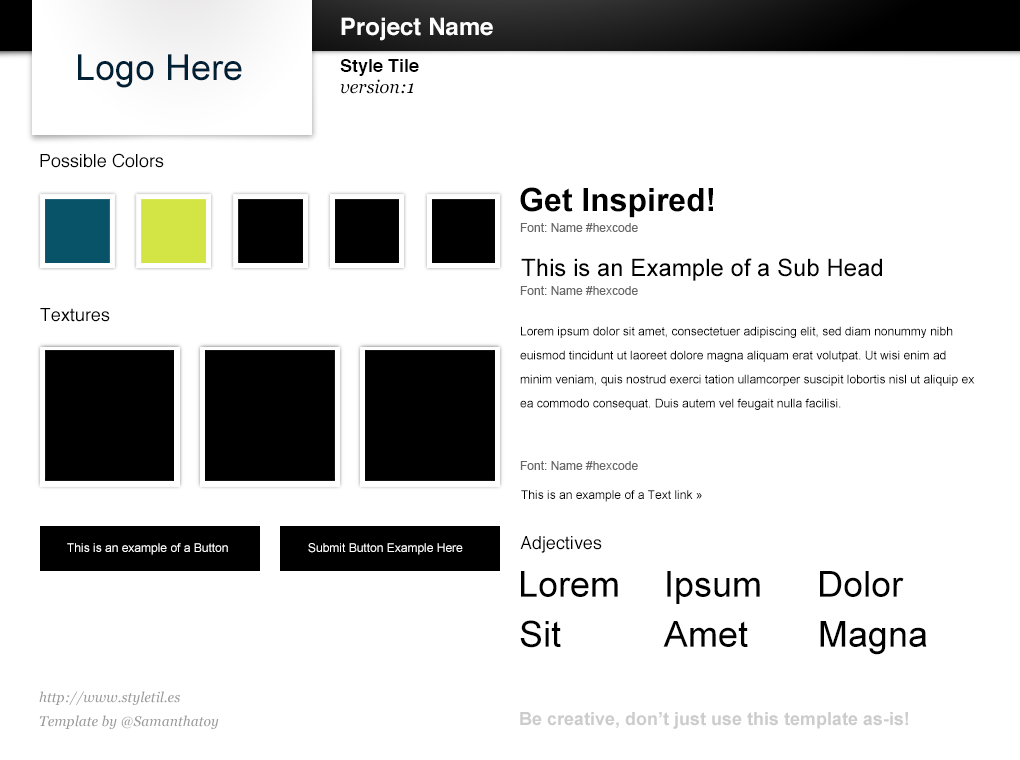
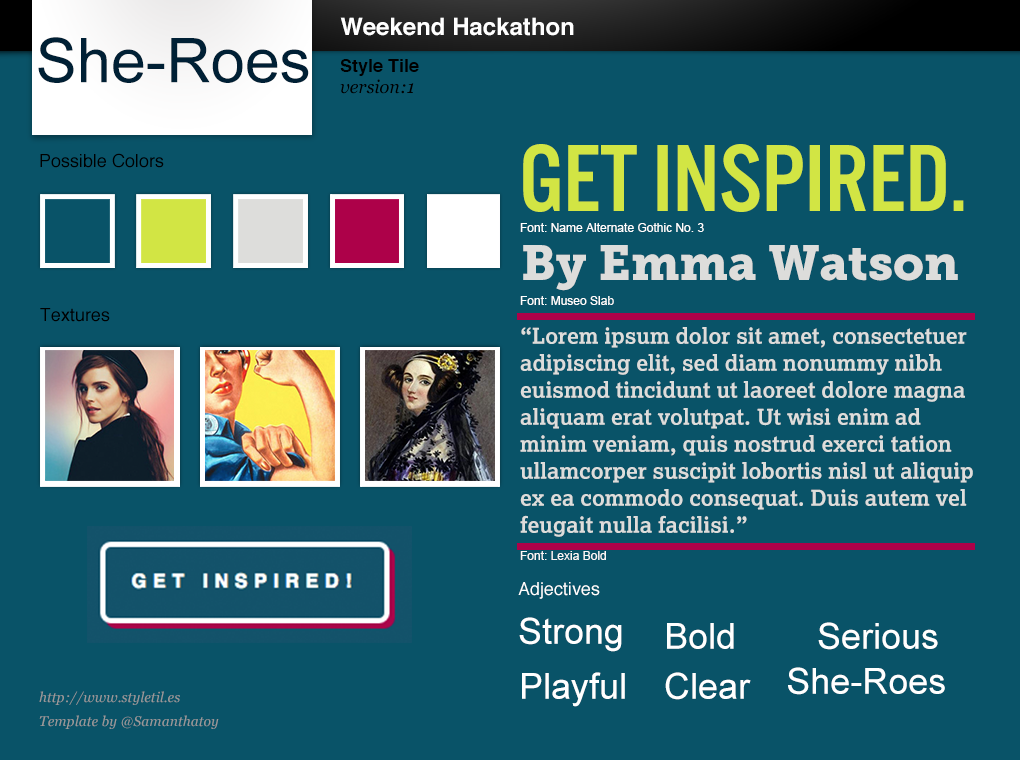
The second 1020x760 image is a revision of the first. Changes to its layers:
renamed "Logo Here" to "She-Roes", painted on it over box(38, 37, 309, 88)
renamed "Project Name" to "Weekend Hackathon", painted on it over box(340, 17, 574, 41)
hid group "Buttons" (6 layers) over box(40, 526, 500, 617)
painted on "This is an example of a Button" over box(67, 543, 419, 584)
painted on "Shape 1" over box(40, 526, 484, 617)
hid group "Button" (2nd of 2, in "Buttons") (2 layers) over box(280, 526, 500, 571)
renamed "Magna" to "She-Roes", painted on it over box(788, 621, 945, 695)
renamed "Ipsum" to "Bold", painted on it over box(667, 571, 760, 649)
renamed "Amet" to "Clear", painted on it over box(663, 621, 751, 700)
renamed "Sit" to "Playful", painted on it over box(520, 620, 625, 707)
renamed "Dolor" to "Serious", painted on it over box(818, 571, 938, 650)
renamed "Lorem" to "Strong", painted on it over box(519, 571, 622, 652)
renamed "Lorem ipsum dolor sit amet, consectetuer adipiscing elit, sed d" to "“Lorem ipsum dolor sit amet, consectetuer adipiscing elit, sed", painted on it over box(520, 326, 975, 537)
renamed "Font: Name #hexcode" to "Font: Lexia Bold", painted on it over box(520, 461, 638, 560)
renamed "This is an Example of a Sub Head" to "By Emma Watson", painted on it over box(521, 245, 958, 291)
renamed "Get Inspired!" to "GET INSPIRED.", painted on it over box(520, 144, 964, 218)
added layer "Screen Shot 2015-02-28 at 12.40.42 PM" in group "Pattern copy 5" over box(0, 338, 237, 482)
added layer "Screen Shot 2015-02-28 at 12.57.53 PM" in group "Pattern copy 4" over box(107, 250, 428, 525)
added layer "Screen Shot 2015-02-28 at 1.04.34 PM" in group "Pattern copy 3" over box(363, 341, 522, 494)
added layer "Screen Shot 2015-02-28 at 12.56.17 PM" in group "Colors area" over box(87, 526, 412, 643)
hid "Be creative, don’t just use this template as-is!" over box(520, 712, 908, 729)
…and 6 more changes (2 added, 3 painted, 2 renamed, 1 visibility)
